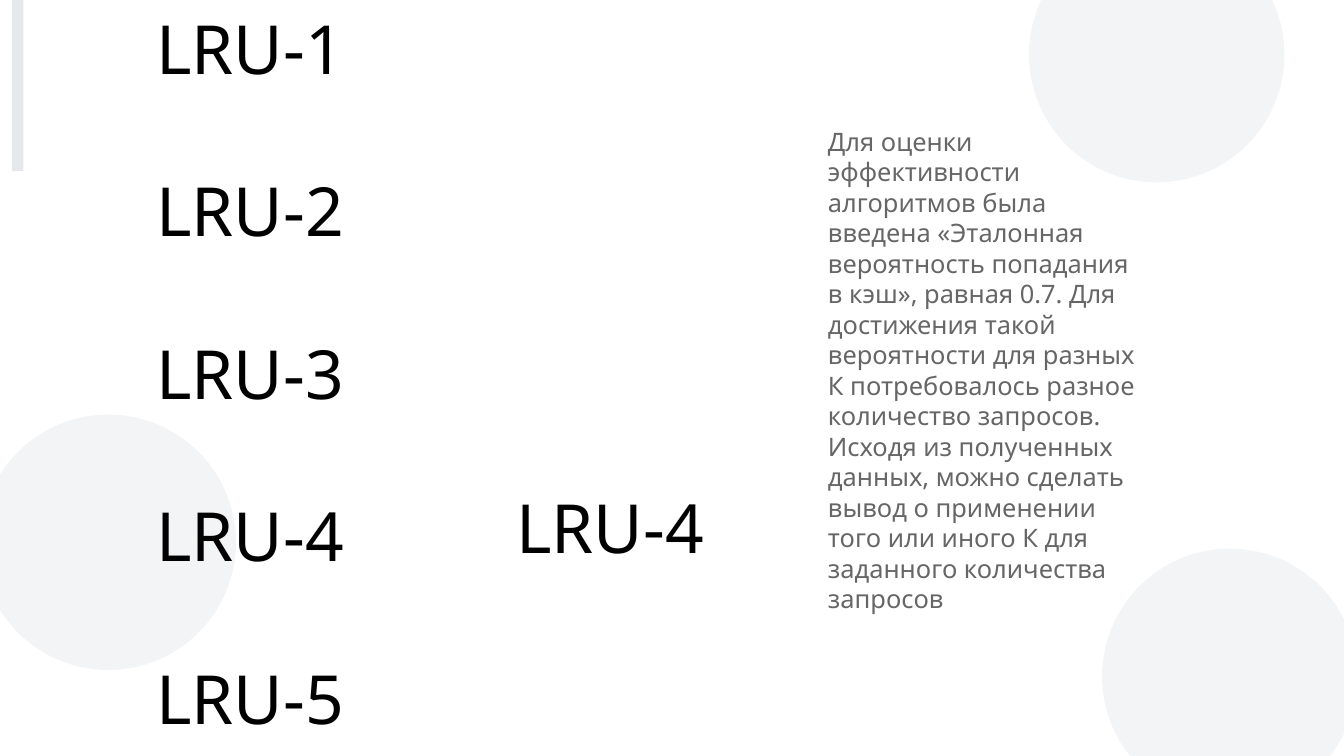
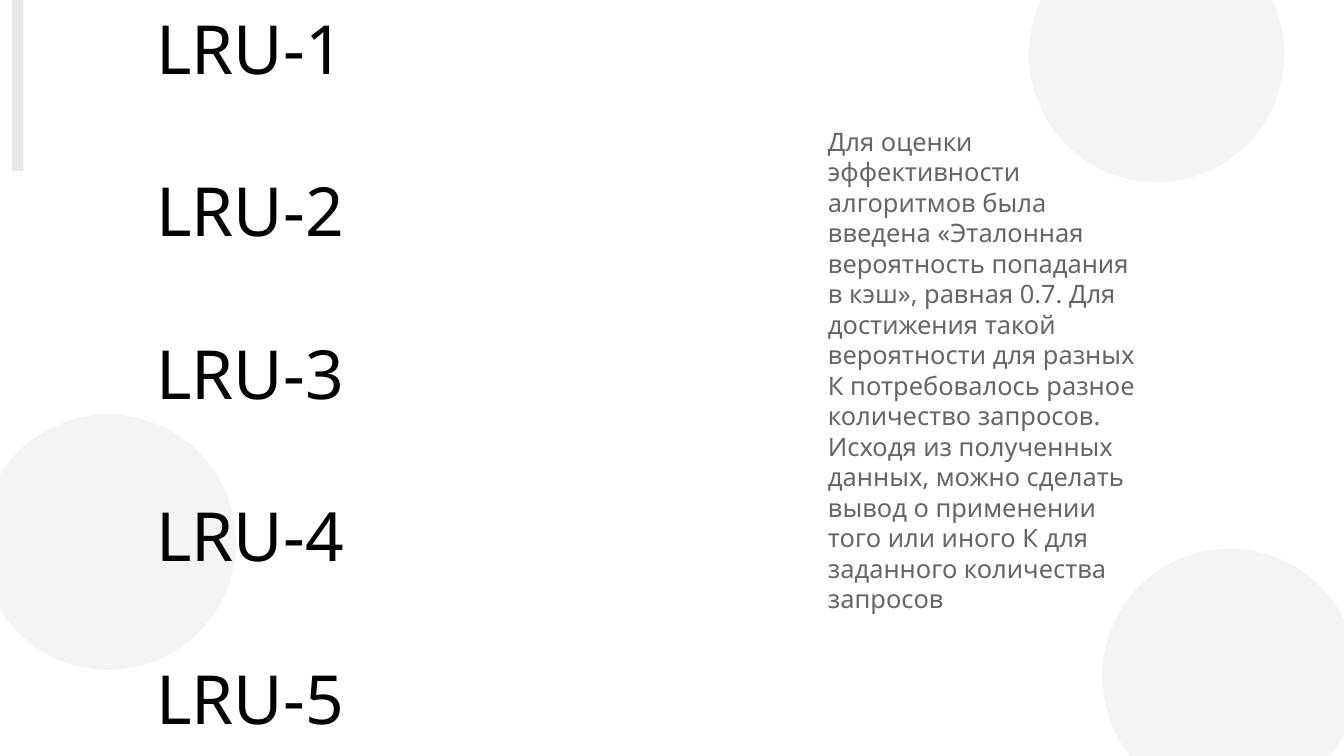
Before and after one commit to SinySs/LRU-K, a slide deck: slide 29 of Theory/Презентация LRU-K.pptx. Drawn at 1344x756 pixels with LibreOffice and Linux fonts; fonts in the diff are those of the drawing; background and template pictures are left out. Boxes give left, top, right and bottom in pixels: in the first picture for what was removed or moved away, otherwise in the second. Text is boxed around its words. In the diff, an @@ line names an element or a change of style, - is before the commit and + after.

```diff
--- a/Theory/Презентация LRU-K.pptx
+++ b/Theory/Презентация LRU-K.pptx
@@ text removed at [516, 504, 703, 554] @@
-LRU-4
```
Also in this commit, not shown: 23 other slides changed, 1 other file.
